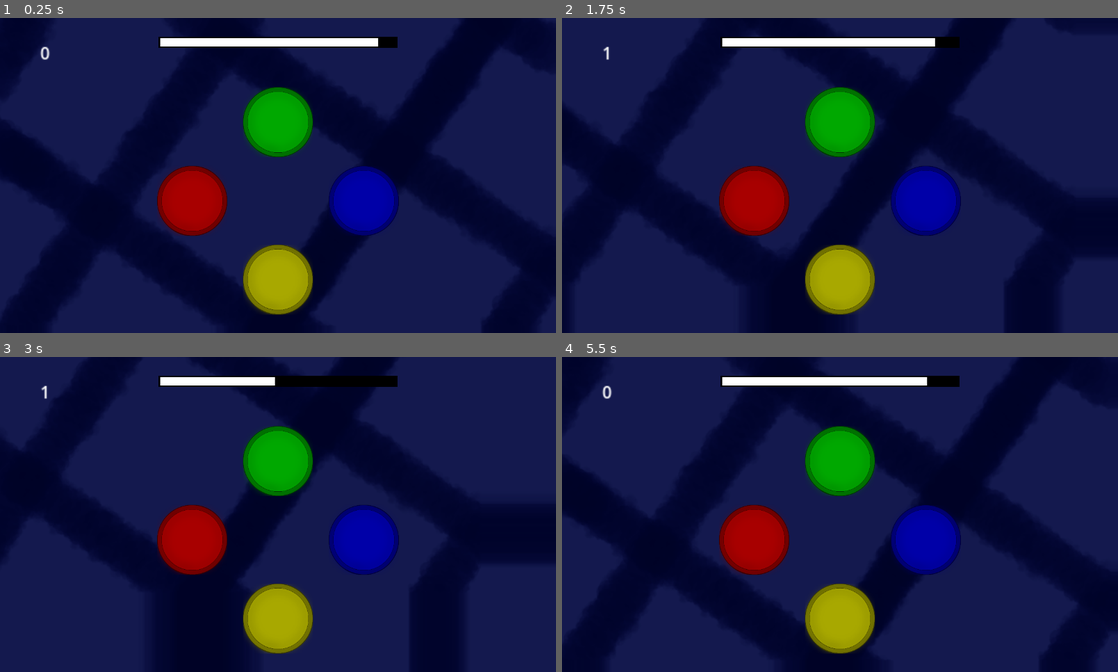
Above: before the commit, frames 1-4 (two rows, left to right).
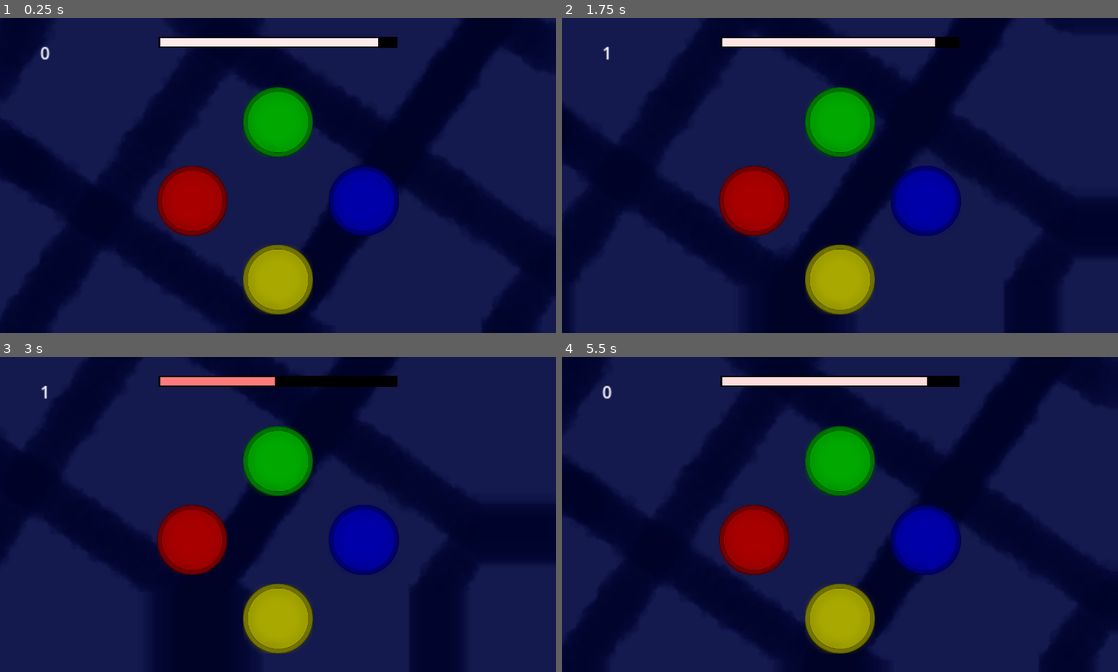
Above: after the commit, the same moments.

Repository: MahmoudElshrif/listen_game
Game: Godot game, scene res://game_manger.tscn
Same seed, same stepped clock (60 frames per second), same inputs: the game is played once before the commit and once after it. This scene is started directly instead of the project's main scene.
Inputs (mouse positions are in pixels of both pictures, inside the frame that each line leads up to):
- Up to frame 1 (0.25 s): no input
- Up to frame 2 (1.75 s): move the mouse to (962, 159) at 0.52 s; click (962, 159) at 0.6 s; move the mouse to (728, 191) at 1.27 s; click (728, 191) at 1.35 s
- Up to frame 3 (3 s): move the mouse to (333, 445) at 2.02 s; click (333, 445) at 2.1 s; move the mouse to (250, 577) at 2.77 s; click (250, 577) at 2.85 s
- Up to frame 4 (5.5 s): move the mouse to (1006, 561) at 3.52 s; click (1006, 561) at 3.6 s; move the mouse to (673, 467) at 4.27 s; click (673, 467) at 4.35 s; click "retry" at 5 s

The runs differ from the first frame. In frame 2, 1.0% of the frame differs, in the area x 28-67%, y 6-10%; in frame 3, 0.5%; in frame 4, 1.0%.

Commit message:
some stuff

Diff:
--- a/game_manger.tscn
+++ b/game_manger.tscn
@@ -1,12 +1,14 @@
-[gd_scene load_steps=9 format=3 uid="uid://dgi7x1eshpt85"]
+[gd_scene load_steps=11 format=3 uid="uid://dgi7x1eshpt85"]
 
 [ext_resource type="Script" uid="uid://b5xbpg2fwtfsj" path="res://games/resources/game_info.gd" id="1_75scw"]
 [ext_resource type="PackedScene" uid="uid://cam8uvm1j1xtt" path="res://timer.tscn" id="1_fnvm8"]
 [ext_resource type="Resource" uid="uid://b57uaj8o8jsud" path="res://games/resources/SimpleColor.tres" id="2_5w8cb"]
 [ext_resource type="Resource" uid="uid://b3cyicqpggtj0" path="res://games/resources/TextColor.tres" id="2_75scw"]
 [ext_resource type="Resource" uid="uid://breynbdkf7v16" path="res://games/resources/DontPress.tres" id="4_05t8k"]
+[ext_resource type="Resource" uid="uid://chhlfcrrfeslm" path="res://games/resources/RandomColor.tres" id="5_ecqqq"]
 [ext_resource type="Resource" uid="uid://dvgk1f83v5mdu" path="res://games/GameState.tres" id="5_vhxh1"]
 [ext_resource type="Texture2D" uid="uid://ll7h5qry2vyx" path="res://assets/sprites/bg.png" id="6_colo3"]
+[ext_resource type="AudioStream" uid="uid://dpb5luy5u1wac" path="res://assets/sounds/blip.mp3" id="9_5ufjf"]
 
 [sub_resource type="GDScript" id="GDScript_s16xd"]
 script/source = "extends Node2D
@@ -22,8 +24,11 @@
 func _on_mini_game_correct() -> void:
 	print(\"correct\")
 	score += 1
+	Global.gamestate.score = score
 	$Label.text = str(score)
 	$Timer.start()
+	$correct.play()
+	gamestate.gamesplayed += 1
 	load_next()
 
 func _on_mini_game_wrong() -> void:
@@ -36,7 +41,6 @@
 	for i in games:
 		if(i.unlockat == gamestate.gamesplayed):
 			gamestate.add(i)
-	gamestate.gamesplayed += 1
 	var game = gamestate.gamestash.pick_random()
 	load_level(game)
 
@@ -46,12 +50,13 @@
 		curgame.queue_free()
 	curgame = game.game.instantiate()
 	add_child(curgame)
-	time = 3 - (0.5 * int(score / 5))
+	time = max(1.7,3 - (0.1 * int(score / 5)))
 	$Timer.start(time * game.timerscale)
 	curgame.correct.connect(_on_mini_game_correct)
 	curgame.wrong.connect(_on_mini_game_wrong)
 
 func _ready() -> void:
+	Global.gamestate.score = score
 	load_next()
 
 func _physics_process(delta: float) -> void:
@@ -65,7 +70,7 @@
 
 [node name="GameManger" type="Node2D"]
 script = SubResource("GDScript_s16xd")
-games = Array[ExtResource("1_75scw")]([ExtResource("2_5w8cb"), ExtResource("2_75scw"), ExtResource("4_05t8k")])
+games = Array[ExtResource("1_75scw")]([ExtResource("2_5w8cb"), ExtResource("2_75scw"), ExtResource("4_05t8k"), ExtResource("5_ecqqq")])
 gamestate = ExtResource("5_vhxh1")
 
 [node name="Bg" type="Sprite2D" parent="."]
@@ -90,4 +95,8 @@
 [node name="TimerBar" parent="." instance=ExtResource("1_fnvm8")]
 position = Vector2(635, 55)
 
+[node name="correct" type="AudioStreamPlayer" parent="."]
+stream = ExtResource("9_5ufjf")
+volume_db = -10.0
+
 [connection signal="timeout" from="Timer" to="." method="_on_timer_timeout"]
--- a/games/GameState.gd
+++ b/games/GameState.gd
@@ -3,7 +3,7 @@
 
 var gamesplayed : int = 0
 var gamestash : Array[GameInfo]
-
+var score : int = 0
 
 func add(game : GameInfo):
 	if(not gamestash.has(game)):
--- a/games/files/color_text.gd
+++ b/games/files/color_text.gd
@@ -4,6 +4,7 @@
 var ids = [0,1,2]
 var colors = ["#FF0000","#00FF00","#0000FF"]
 var voices = ["red","green","blue"]
+var color = [Color.RED,Color.GREEN,Color.BLUE]
 var answer :int = 0
 
 func _pressed(id : int):
@@ -20,3 +21,9 @@
 		$elements.get_children()[i].id = ids[i]
 	answer = randi_range(0,2)
 	TTSPlayer.play(voices[ids[answer]])
+
+
+func _on_timer_timeout() -> void:
+	for i in range(3):
+		var tween = create_tween()
+		tween.tween_property($elements.get_children()[i],"modulate",color[ids[i]],0.2).set_ease(Tween.EASE_OUT)
--- a/games/files/color_text.tscn
+++ b/games/files/color_text.tscn
@@ -29,3 +29,10 @@
 offset_right = 494.0
 offset_bottom = 524.0
 theme_override_font_sizes/font_size = 64
+
+[node name="Timer" type="Timer" parent="."]
+wait_time = 1.2
+one_shot = true
+autostart = true
+
+[connection signal="timeout" from="Timer" to="." method="_on_timer_timeout"]
--- a/games/files/random_color.gd
+++ b/games/files/random_color.gd
@@ -1,3 +1,4 @@
+class_name RandomColor
 extends SimpleColor
 
 
--- /dev/null
+++ b/games/files/tricky_text.gd
@@ -0,0 +1,11 @@
+class_name TrickyText
+extends RandomColor
+
+
+var text = ["Red","Green","Blue","Yellow"]
+
+func _ready() -> void:
+	super._ready()
+	text.shuffle()
+	for i in range(4):
+		$elements.get_children()[i].text = text[i]
--- /dev/null
+++ b/games/files/tricky_text.tscn
@@ -0,0 +1,50 @@
+[gd_scene load_steps=3 format=3 uid="uid://dscyrm53t2oig"]
+
+[ext_resource type="Script" uid="uid://bks6n5gk71q8v" path="res://games/files/tricky_text.gd" id="1_y7x7t"]
+[ext_resource type="PackedScene" uid="uid://cxne2odanu1mf" path="res://text_button.tscn" id="2_n3qqi"]
+
+[node name="TrickyText" type="Node2D" node_paths=PackedStringArray("elements")]
+script = ExtResource("1_y7x7t")
+elements = NodePath("elements")
+
+[node name="elements" type="Node2D" parent="."]
+
+[node name="TextButton" parent="elements" instance=ExtResource("2_n3qqi")]
+offset_left = 475.0
+offset_top = 281.0
+offset_right = 758.0
+offset_bottom = 369.0
+theme_override_font_sizes/font_size = 64
+horizontal_alignment = 1
+
+[node name="TextButton2" parent="elements" instance=ExtResource("2_n3qqi")]
+anchors_preset = 8
+anchor_left = 0.5
+anchor_top = 0.5
+anchor_right = 0.5
+anchor_bottom = 0.5
+offset_left = 227.0
+offset_top = 396.0
+offset_right = 510.0
+offset_bottom = 484.0
+grow_horizontal = 2
+grow_vertical = 2
+size_flags_horizontal = 4
+theme_override_font_sizes/font_size = 64
+horizontal_alignment = 1
+
+[node name="TextButton3" parent="elements" instance=ExtResource("2_n3qqi")]
+offset_left = 755.0
+offset_top = 402.0
+offset_right = 1038.0
+offset_bottom = 490.0
+theme_override_font_sizes/font_size = 64
+horizontal_alignment = 1
+
+[node name="TextButton4" parent="elements" instance=ExtResource("2_n3qqi")]
+offset_left = 473.0
+offset_top = 556.0
+offset_right = 756.0
+offset_bottom = 644.0
+theme_override_font_sizes/font_size = 64
+horizontal_alignment = 1
--- a/games/resources/DontPress.tres
+++ b/games/resources/DontPress.tres
@@ -6,6 +6,6 @@
 [resource]
 script = ExtResource("1_egkar")
 game = ExtResource("1_pvknm")
-timerscale = 0.8
+timerscale = 0.7
 unlockat = 10
 metadata/_custom_type_script = "uid://b5xbpg2fwtfsj"
--- a/games/resources/RandomColor.tres
+++ b/games/resources/RandomColor.tres
@@ -6,4 +6,5 @@
 [resource]
 script = ExtResource("2_vpjmu")
 game = ExtResource("1_duvl4")
+unlockat = 5
 metadata/_custom_type_script = "uid://b5xbpg2fwtfsj"
--- a/games/resources/TextColor.tres
+++ b/games/resources/TextColor.tres
@@ -6,5 +6,5 @@
 [resource]
 script = ExtResource("1_scp54")
 game = ExtResource("1_1wbcr")
-unlockat = 4
+unlockat = 15
 metadata/_custom_type_script = "uid://b5xbpg2fwtfsj"
--- a/lose_screen.gd
+++ b/lose_screen.gd
@@ -5,3 +5,6 @@
 
 func _on_button_pressed() -> void:
 	get_tree().change_scene_to_file("res://game_manger.tscn")
+
+func _ready() -> void:
+	$score.text = "Your score is: " + str(Global.gamestate.score)
--- a/text_button.tscn
+++ b/text_button.tscn
@@ -15,6 +15,6 @@
 
 [node name="TextButton" type="Label"]
 theme_override_colors/font_outline_color = Color(0, 0, 0, 1)
-theme_override_constants/outline_size = 5
+theme_override_constants/outline_size = 12
 text = "TextHere"
 script = SubResource("GDScript_1kcdr")
--- a/timer.gd
+++ b/timer.gd
@@ -11,3 +11,4 @@
 func set_timer(amount : float):
 	cursize = lerp(0.,fullsize, amount)
 	$bar.size.x = lerp($bar.size.x, cursize,0.7)
+	$bar.modulate = lerp(Color.RED,Color.WHITE,cursize / fullsize)
--- a/tts_player.gd
+++ b/tts_player.gd
@@ -6,7 +6,8 @@
 	"yellow" : "res://assets/tts/yellow.mp3",
 	"green" : "res://assets/tts/green.mp3",
 	"blue" : "res://assets/tts/blue.mp3",
-	"stop" : "res://assets/tts/stop.mp3"
+	"stop" : "res://assets/tts/stop.mp3",
+	"click" : "res://assets/tts/click.mp3"
 }
 
 func _ready() -> void:
--- a/volume_test.gd
+++ b/volume_test.gd
@@ -10,6 +10,9 @@
 func _on_red_pressed(id: int) -> void:
 	get_tree().change_scene_to_file("res://game_manger.tscn")
 
+func _ready() -> void:
+	await get_tree().create_timer(1).timeout
+	$redaudio.play()
 
 func _on_green_pressed(id: int) -> void:
 	if(not $mfaudio.playing):
Not shown, added: assets/sounds/blip-131856.mp3.import
Not shown, added: assets/sounds/blip.mp3.import
Not shown, added: assets/tts/click.mp3.import
Not shown, added: games/files/tricky_text.gd.uid
Not shown, added: assets/sounds/blip-131856.mp3
Not shown, added: assets/sounds/blip.mp3
Not shown, added: assets/tts/click.mp3
